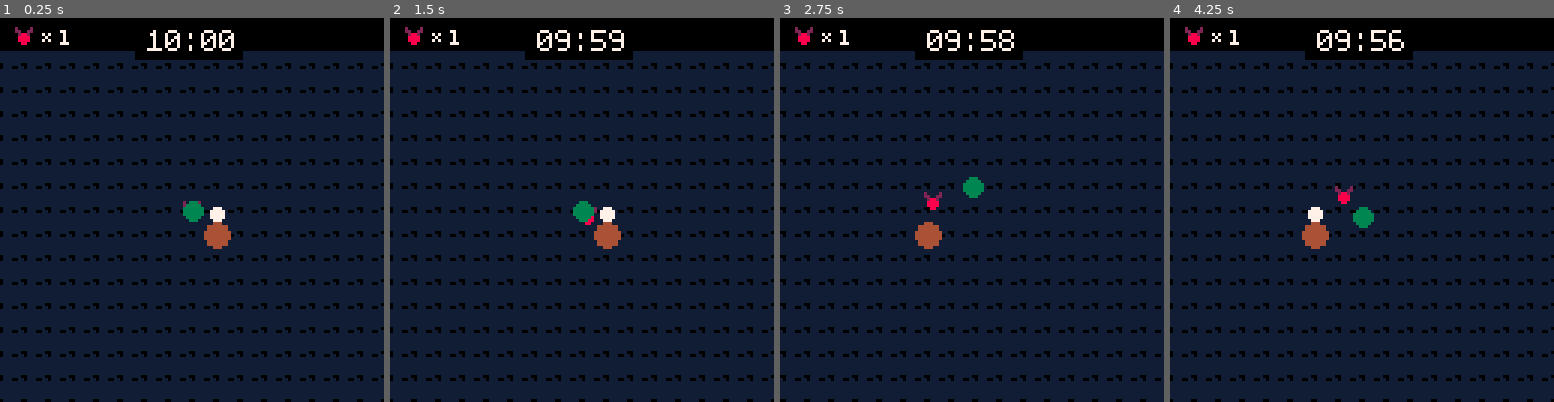
Above: before the commit, frames 1-4 (left to right).
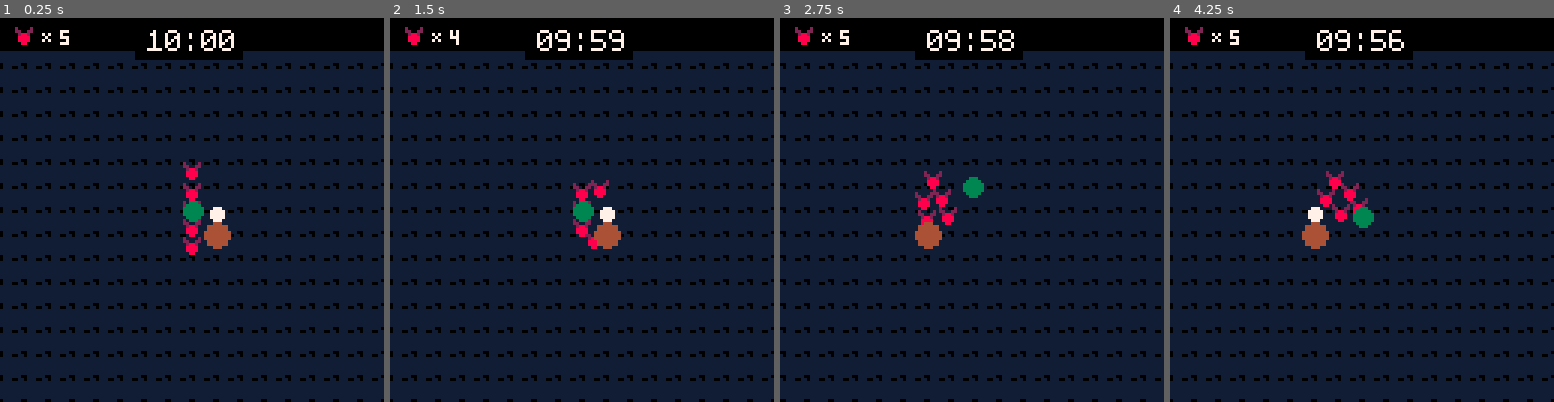
Above: after the commit, the same moments.

Repository: kevinthompson/moonbreak-p8
Game: PICO-8 cartridge game.p8
The game is run twice, just before and just after one commit, with the same random seed, the same clock (stepped at 60 frames per second) and the same inputs.
Inputs:
- Up to frame 1 (0.25 s): no input
- Up to frame 2 (1.5 s): tap X (X key) at 0.33, 1.07 s; tap O (Z key) at 0.7 s
- Up to frame 3 (2.75 s): hold Right 1.6-2.1 s; tap O (Z key) at 1.7, 2.1, 2.5 s; tap X (X key) at 1.85 s; hold Up 2.15-2.42 s; hold Right from 2.47 s (still down)
- Up to frame 4 (4.25 s): tap O (Z key) every 0.4 s from 2.9 to 4.1 s; tap X (X key) at 2.97, 4.08 s; release Right at 3.03 s; hold Left 3.08-3.58 s; hold Down 3.63-3.97 s; hold Right from 4.02 s (still down)

The runs differ from the first frame. In frame 1, 0.5% of the frame differs, in the area x 15-53%, y 3-62%; in frame 2, 0.5%; in frame 3, 0.7%, in the area x 15-47%, y 3-54%; in frame 4, 0.7%.

Commit message:
feat: add minion collision

Diff:
--- a/game.lua
+++ b/game.lua
@@ -3,9 +3,11 @@
 function game_init()
   time_start = time()
   entities = {}
-  minions = {}
+  global_minions = {}
   objectives = {}
-  create_minion()
+  for i=1,5 do
+    create_minion()
+  end
   create_objective()
 end
 
@@ -51,7 +53,7 @@
   local mcy=2
   spr(2,cx+4,cy+mcy)
   spr(0,cx+12,cy+mcy+1)
-  print(#minions,cx+20,cy+mcy+2,7)
+  print(#player.minions,cx+20,cy+mcy+2,7)
 end
 
 function create_minion()
@@ -60,7 +62,8 @@
     y = player.y
   })
 
-  add(minions,m)
+  add(global_minions,m)
+  add(player.minions,m)
   add(entities,m)
 end
 
--- a/minion.lua
+++ b/minion.lua
@@ -44,5 +44,13 @@
       x = ox
       y = oy
     end
+
+    for m in all(global_minions) do
+      if m != _ENV and ccol(_ENV, m) then
+        local a = atan2(m.x - x,m.y - y)
+        x = x + cos(a+.5)
+        y = y + sin(a+.5)
+      end
+    end
   end
 })
--- a/player.lua
+++ b/player.lua
@@ -5,6 +5,7 @@
   r=5,
   ar = 16, -- attack radius
   target = nil,
+  minions = {},
 
   update=function(_ENV)
     -- find target
@@ -27,10 +28,11 @@
 
     -- handle calling minions
     if btn(4) then
-      for m in all(minions) do
+      for m in all(global_minions) do
         if m.mode == "attack" then
           m.mode = "follow"
           m.target = nil
+          add(minions,m)
           break
         end
       end
@@ -42,6 +44,7 @@
         if m.mode == "follow" then
           m.mode = "attack"
           m.target = target
+          del(minions,m)
           break
         end
       end
